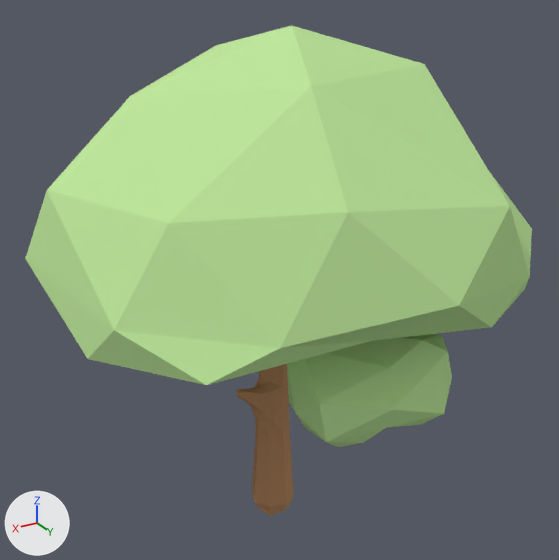
Renders of the Blender file Assets/Models/Entities/tree.blend from each side of a commit.
Both versions are drawn from a 50 mm camera at (6.41, 11.04, 10.31) aimed at (-0.36, -0.23, 4.67). The axes (+X, +Y, +Z) are drawn at lower left. The lights are the same throughout.

Objects in the first picture: 'Leaves', 'Tree'.
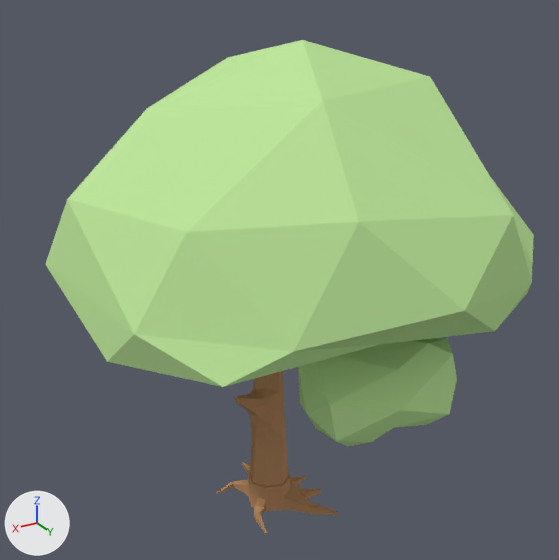
Boxes [x1, y1, x2, y2] around the edits, measured in the pictures (559 x 560 px):
'Leaves', moved: before [25, 26, 532, 447]; after [45, 40, 534, 446]
'Tree', reshaped, moved, turned: before [236, 364, 294, 516]; after [235, 371, 288, 507]
'TreeStump', added: after [217, 462, 338, 535]

What the commit changed:
me_cube is used by ob_tree; location (0.01, 0.12, -0.19); rotation (1.571, 0.0, -3.142), in degrees (90, 0, -180).
me_cube had 1533 vertices, 2002 faces and spanned x -3.12..3.67, y 0.0..8.49, z -3.63..3.54.
me_cube now has 1524 vertices, 1991 faces and spans x -3.14..3.65, y 0.0..8.12, z -3.64..3.52.
me_cube part 1: 1533 vertices removed from x -3.12..3.67, y 0.0..8.49, z -3.63..3.54; 1524 vertices added at x -3.14..3.65, y 0.0..8.12, z -3.64..3.52.
me_icosphere_001 has 72 vertices, 133 faces and spans x -0.96..0.96, y -1.0..0.9, z -0.55..0.76.
me_icosphere_001 is used by ob_leaves; location (-0.36, 0.31, 5.75); scale (4.49, 4.49, 4.49).
me_icosphere_001 part 2: the whole mesh is moved by (-0.16, 0.02, 1.22).
Mesh me_stump is new.
It has 234 vertices, 233 faces and spans x -0.87..1.01, y -0.05..0.59, z -1.25..1.13.
It uses material mat_base (orange #b88b64).
Object 'Tree' (ob_tree) moves from (0.01, 0.12, -0.19) to (0.0, 0.0, 0.0).
Object 'Tree' (ob_tree) turns from (90, 0, -180) to (90, 0, -175) degrees about x, y and z.
Object 'Leaves' (ob_leaves) moves from (-0.36, 0.31, 5.75) to (0.0, 0.0, 0.0).
Object 'TreeStump' (ob_treestump) is new; it shows me_stump.
Its location is (0.0, 0.0, 0.0).
Its rotation in degrees is (90, 0, -180).
